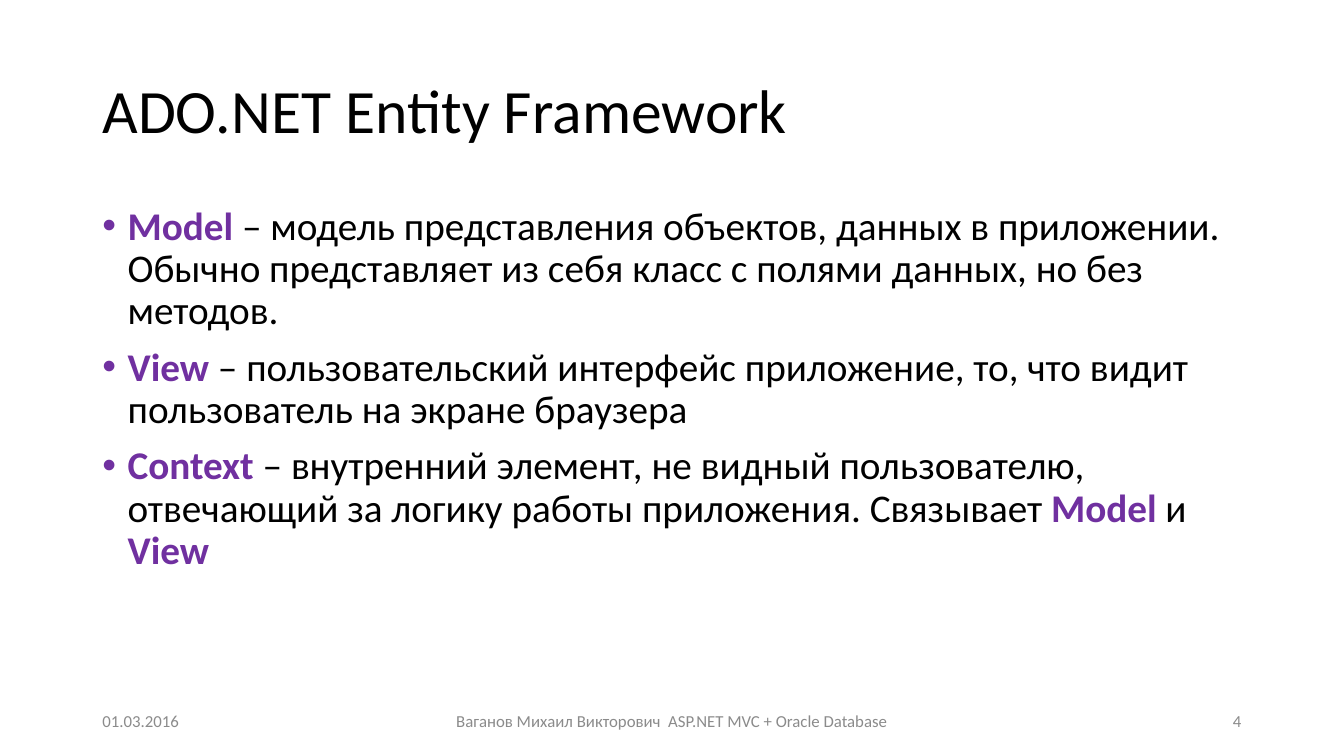
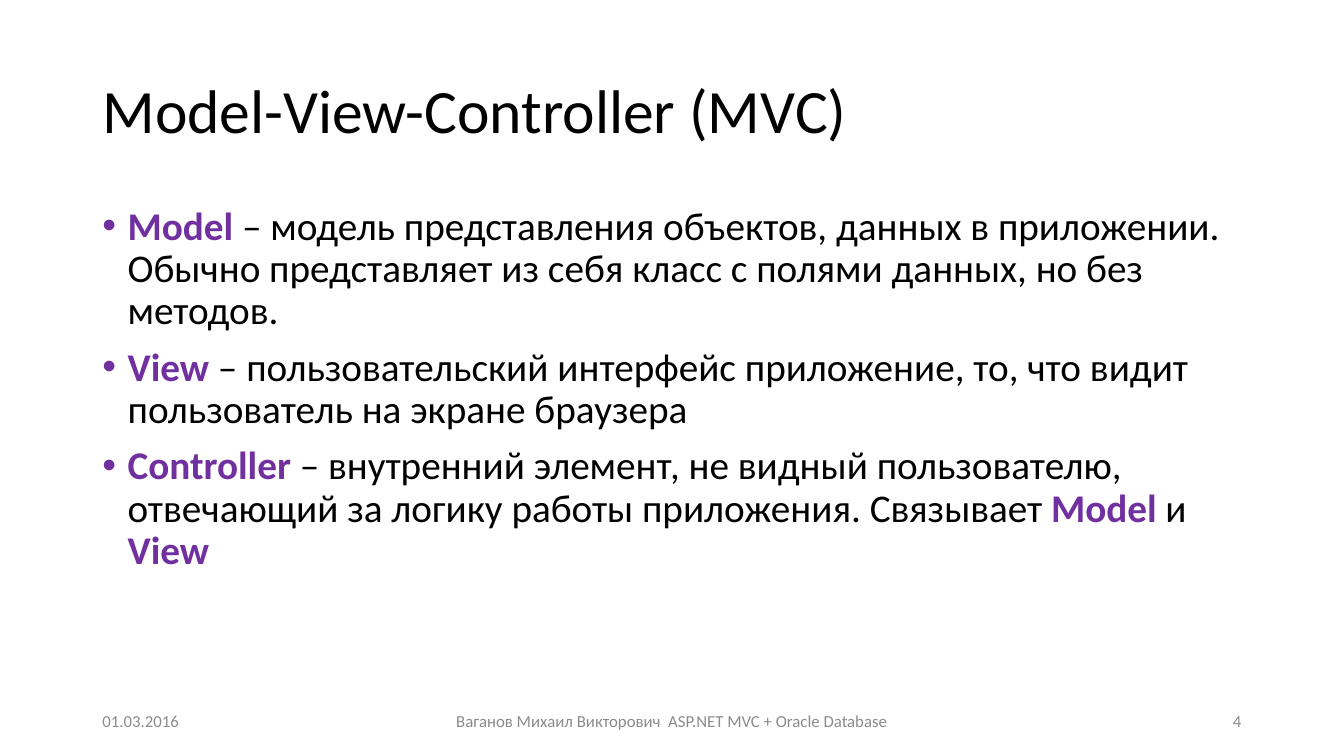
Before and after one commit to Mikhail-Vaganov/psu-applicants, a slide deck: slide 4 of Presentations/Занятие 2.pptx. Drawn at 1344x756 pixels with LibreOffice and Linux fonts; fonts in the diff are those of the drawing. Boxes give left, top, right and bottom in pixels: in the first picture for what was removed or moved away, otherwise in the second. Text is boxed around its words. In the diff, an @@ line names an element or a change of style, - is before the commit and + after.

```diff
--- a/Presentations/Занятие 2.pptx
+++ b/Presentations/Занятие 2.pptx
@@ title at [102,88,846,142]: text changed @@
-ADO.NET Entity Framework
+Model-View-Controller (MVC)
@@ text at [128,451,1186,565]: text changed @@
-• Context – внутренний элемент, не видный пользователю, отвечающий за логику работы приложения. Связывает Model и View
+• Controller – внутренний элемент, не видный пользователю, отвечающий за логику работы приложения. Связывает Model и View
```
Also in this commit, not shown: 5 other slides changed, 12 slides added, 9 other files.
